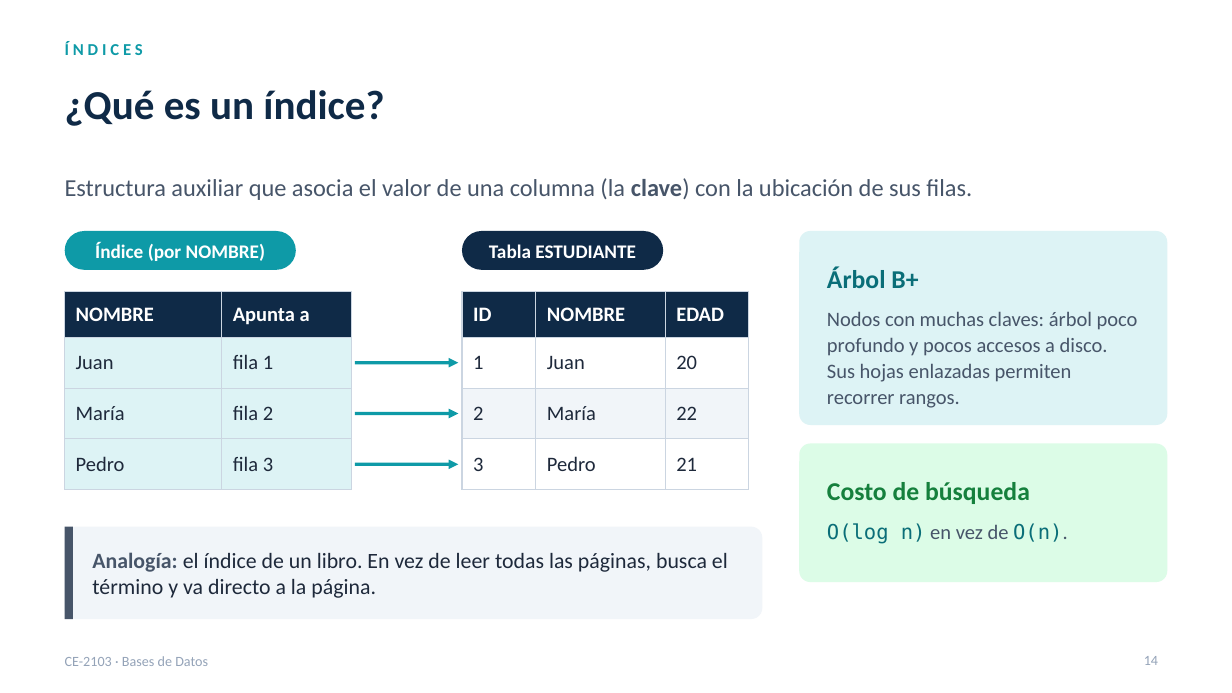
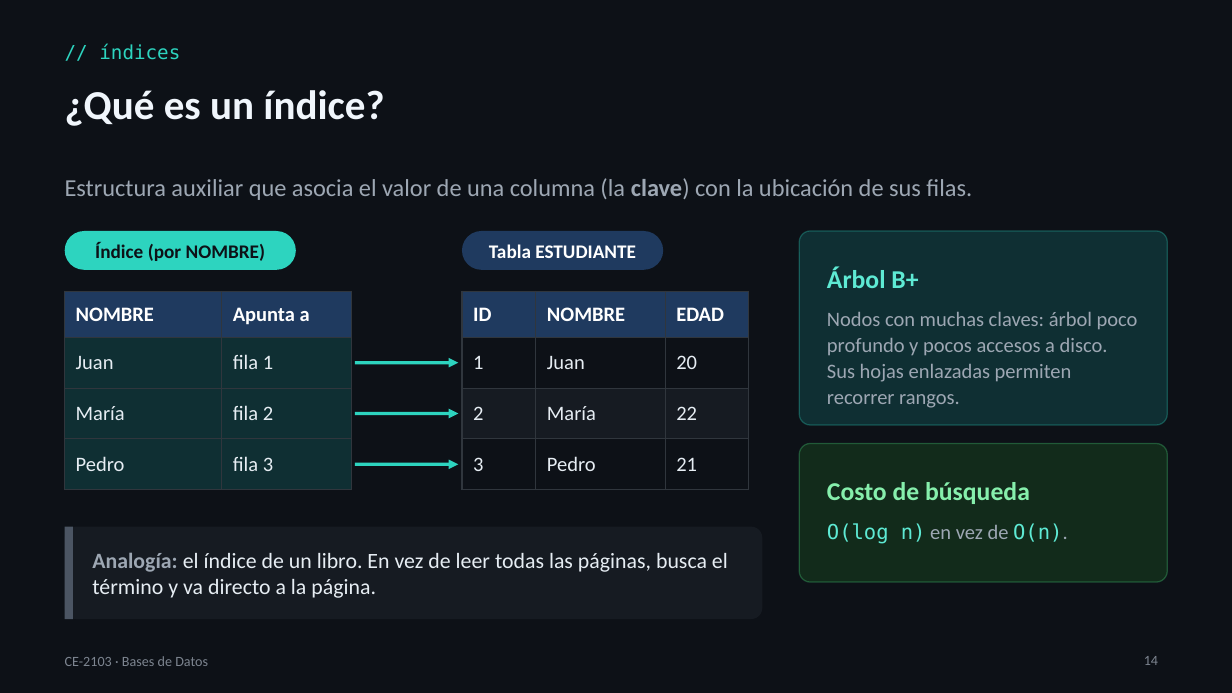
Before and after one commit to itcr-computer-engineering/data-structures-and-algorithms, a slide deck: slide 14 of presentaciones/ce-2103/Lección 08 - Bases de Datos.pptx. Drawn at 1232x693 pixels with LibreOffice and Linux fonts; fonts in the diff are those of the drawing. Boxes give left, top, right and bottom in pixels: in the first picture for what was removed or moved away, otherwise in the second. Text is boxed around its words. In the diff, an @@ line names an element or a change of style, - is before the commit and + after.

```diff
--- a/presentaciones/ce-2103/Lección 08 - Bases de Datos.pptx
+++ b/presentaciones/ce-2103/Lección 08 - Bases de Datos.pptx
@@ background #FFFFFF to #0D1117 @@
@@ text "// índices" at box(99, 44, 180, 60): vertical alignment top to middle @@
@@ text at box(99, 44, 180, 60): text changed; size 13 to 15 pt; font Calibri to DejaVu Sans Mono; text colour #0E9AA7 to #2DD4BF; bold off @@
-ÍNDICES
+// índices
@@ text "¿Qué es un índice?" at box(65, 90, 384, 126): text colour #0F2A47 to #F0F6FC @@
@@ text "Estructura auxiliar que asocia el ..." at box(65, 178, 972, 200): text colour #475569 to #9DA7B3 @@
@@ rounded rectangle "Índice (por NOMBRE)" at box(65, 231, 296, 270): text colour #FFFFFF to #0D1117; fill #0E9AA7 to #2DD4BF @@
@@ rounded rectangle "Tabla ESTUDIANTE" at box(462, 231, 664, 270): fill #0F2A47 to #1F3A5F @@
@@ rounded rectangle at box(799, 231, 1167, 425): fill #DDF3F5 to #0F2F33; outline none to #2DD4BF 1 pt @@
@@ text "Árbol B+" at box(827, 267, 918, 288): text colour #0A6E78 to #5EEAD4 @@
@@ table at box(65, 291, 351, 475) @@
@@ fill #0F2A47 to #1F3A5F in row 1 @@
@@ fill #DDF3F5 to #0F2F33 in 6 cells @@
@@ text colour #1E293B to #E6EDF3 in "Juan", "fila 1", "María", "fila 2" and 2 more places @@
@@ borders changed @@
@@ table at box(462, 291, 749, 475) @@
@@ fill #0F2A47 to #1F3A5F in row 1 @@
@@ fill #FFFFFF to #0D1117 in 6 cells @@
@@ fill #F1F5F9 to #161B22 in row 3 @@
@@ text colour #1E293B to #E6EDF3 in "1", "Juan", "20", "2" and 5 more places @@
@@ borders changed @@
@@ text "Nodos con muchas claves: árbol ..." at box(827, 312, 1138, 408): text colour #475569 to #9DA7B3 @@
@@ arrow (355, 362) - (458, 362): stroke #0E9AA7 2.5 pt to #2DD4BF 2.5 pt @@
@@ arrow (355, 413) - (458, 413): stroke #0E9AA7 2.5 pt to #2DD4BF 2.5 pt @@
@@ rounded rectangle at box(799, 444, 1167, 582): fill #DCFCE7 to #122B1B; outline none to #4ADE80 1 pt @@
@@ arrow (355, 465) - (458, 465): stroke #0E9AA7 2.5 pt to #2DD4BF 2.5 pt @@
@@ text "Costo de búsqueda" at box(827, 482, 1030, 504): text colour #15803D to #86EFAC @@
@@ rounded rectangle at box(65, 527, 762, 619): fill #F1F5F9 to #161B22 @@
@@ rectangle at box(65, 527, 73, 619): fill #475569 to #4B5563 @@
@@ text "Analogía: el índice de un ..." at box(92, 552, 728, 598): text colour #475569 to #9DA7B3 in "Analogía:"; text colour #1E293B to #E6EDF3 in "el índice de un libro. En vez ..." @@
@@ text "O(log n) en vez de ..." at box(827, 523, 1067, 544): text colour #0A6E78 to #5EEAD4 in "O(log n) O(n)."; text colour #475569 to #9DA7B3 in "en vez de O(n)." @@
@@ text "CE-2103 · Bases de Datos" at box(65, 656, 208, 666): text colour #94A3B8 to #7D8590 @@
@@ page number at box(1144, 656, 1158, 665): text colour #94A3B8 to #7D8590 @@
```
Also in this commit, not shown: 29 other slides changed, 11 slides added, 8 other files.
